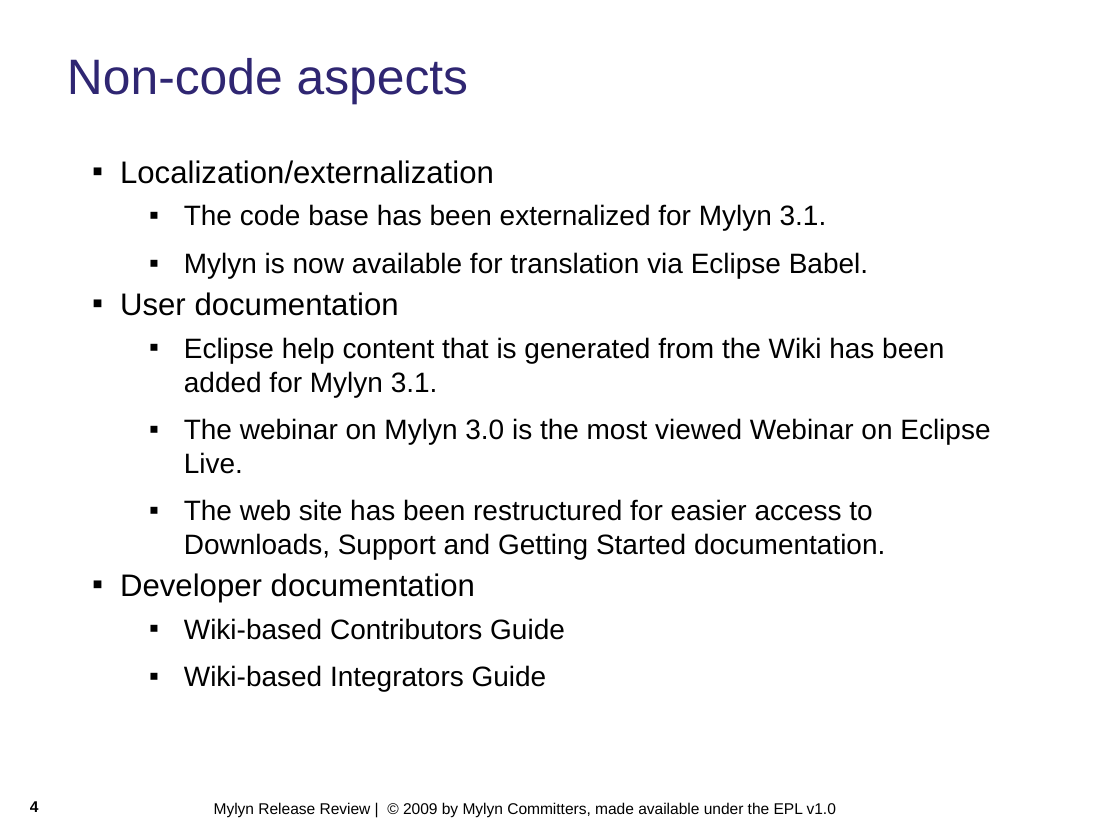
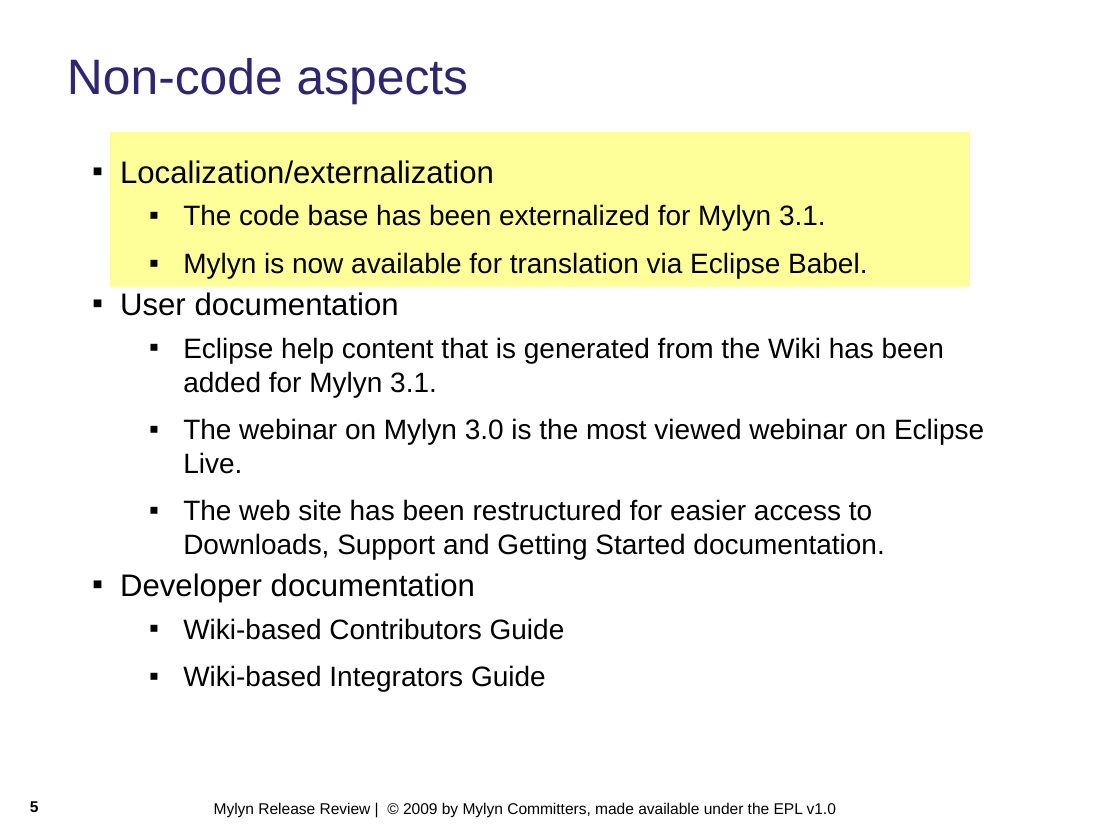
Before and after one commit to eclipse-mylyn/mylyn-website, a slide deck: slide 5 of publications/2009-03-mylyn-3.1-release-review.ppt (slide 4 before the commit). Drawn at 1120x840 pixels with LibreOffice and Linux fonts; fonts in the diff are those of the drawing; background and template pictures are left out. Boxes give left, top, right and bottom in pixels: in the first picture for what was removed or moved away, otherwise in the second. Text is boxed around its words. In the diff, an @@ line names an element or a change of style, - is before the commit and + after.

Commit message:
NEW - bug 263860: prepare Mylyn 3.1 release review https://bugs.eclipse.org/bugs/show_bug.cgi?id=263860

```diff
--- a/publications/2009-03-mylyn-3.1-release-review.ppt
+++ b/publications/2009-03-mylyn-3.1-release-review.ppt
@@ rectangle added at [110, 132, 970, 287], fill #FFFF99 @@
@@ text at [120, 160, 944, 692]: indent changed @@
@@ text at [183, 418, 984, 474]: text changed @@
-  ▪ The webinar on Mylyn 3.0 is the most viewed Webinar on Eclipse Live.
+  ▪ The webinar on Mylyn 3.0 is the most viewed webinar on Eclipse Live.
@@ page number at [30, 801, 39, 812]: text changed @@
-4
+5
```
Also in this commit, not shown: 13 other slides changed, 3 slides added, 1 slide removed.
